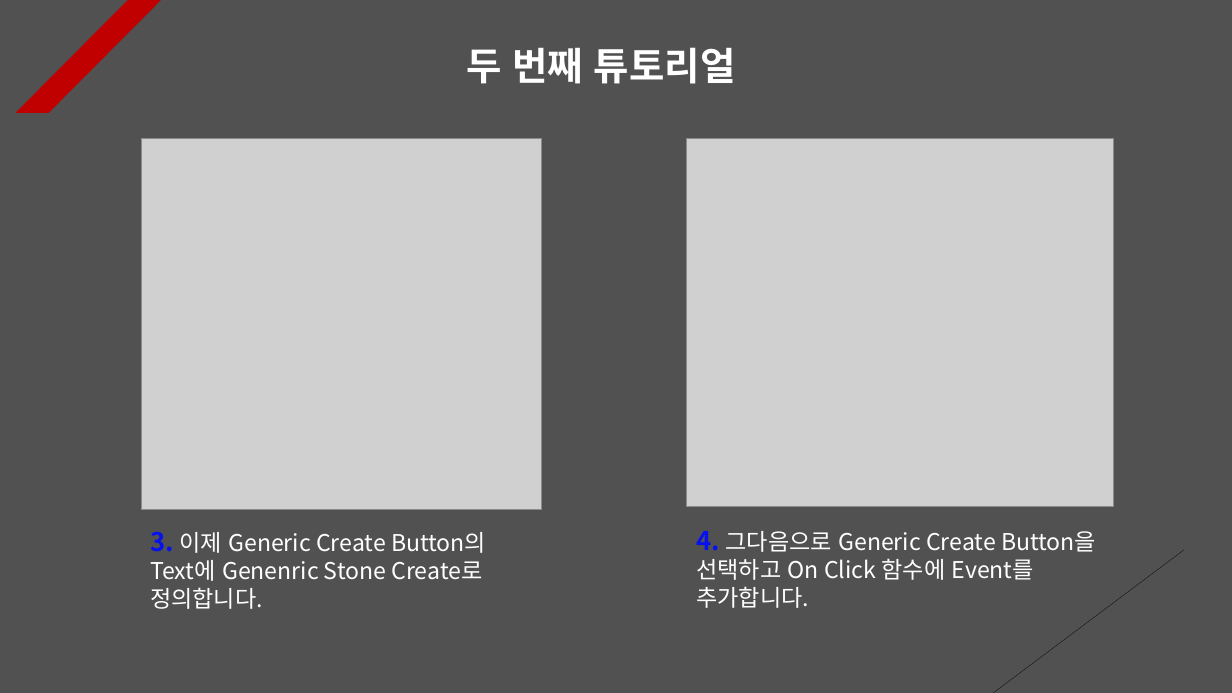
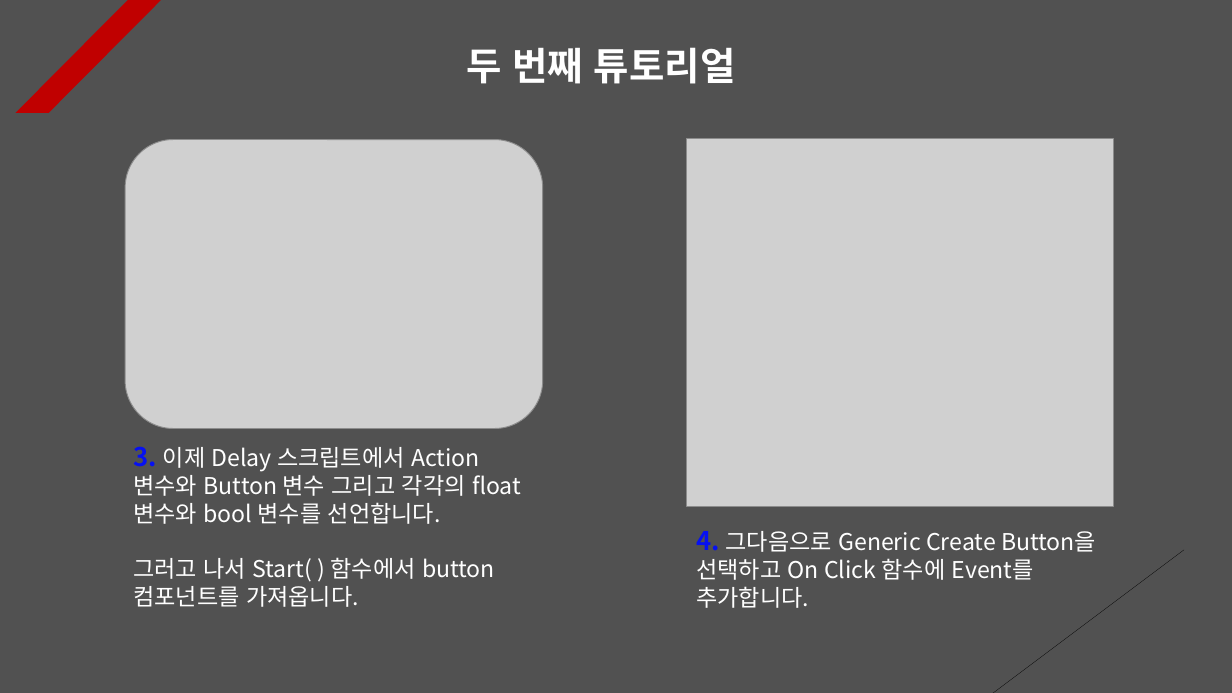
Before and after one commit to Unity2033/3D-UnityEngine, a slide deck: slide 2 of Assets/Class/Instantiate & Destroy/PPT Data/Instatiate and Destroy Example.pptx. Drawn at 1232x693 pixels with LibreOffice and Linux fonts; fonts in the diff are those of the drawing; grey boxes stand for pictures. Boxes give left, top, right and bottom in pixels: in the first picture for what was removed or moved away, otherwise in the second. Text is boxed around its words. In the diff, an @@ line names an element or a change of style, - is before the commit and + after.

Commit message:
Add Button Delay System
- Implement a function to be used
  by other scripts by using the global
  Action variable

- Set the button object to be
  inactive and then active according
  to a specific time

```diff
--- a/Assets/Class/Instantiate & Destroy/PPT Data/Instatiate and Destroy Example.pptx
+++ b/Assets/Class/Instantiate & Destroy/PPT Data/Instatiate and Destroy Example.pptx
@@ picture resized from (x1=141, y1=139, x2=542, y2=509) to (x1=125, y1=140, x2=543, y2=429) @@
@@ text at (x1=133, y1=446, x2=521, y2=607): text changed @@
-3. 이제 Generic Create Button의 Text에 Genenric Stone Create로 정의합니다.
+3. 이제 Delay 스크립트에서 Action 변수와 Button 변수 그리고 각각의 float 변수와 bool 변수를 선언합니다.
+그러고 나서 Start( ) 함수에서 button 컴포넌트를 가져옵니다.
```
Also in this commit, not shown: 8 other slides changed, 1 slide added, 5 other files.
